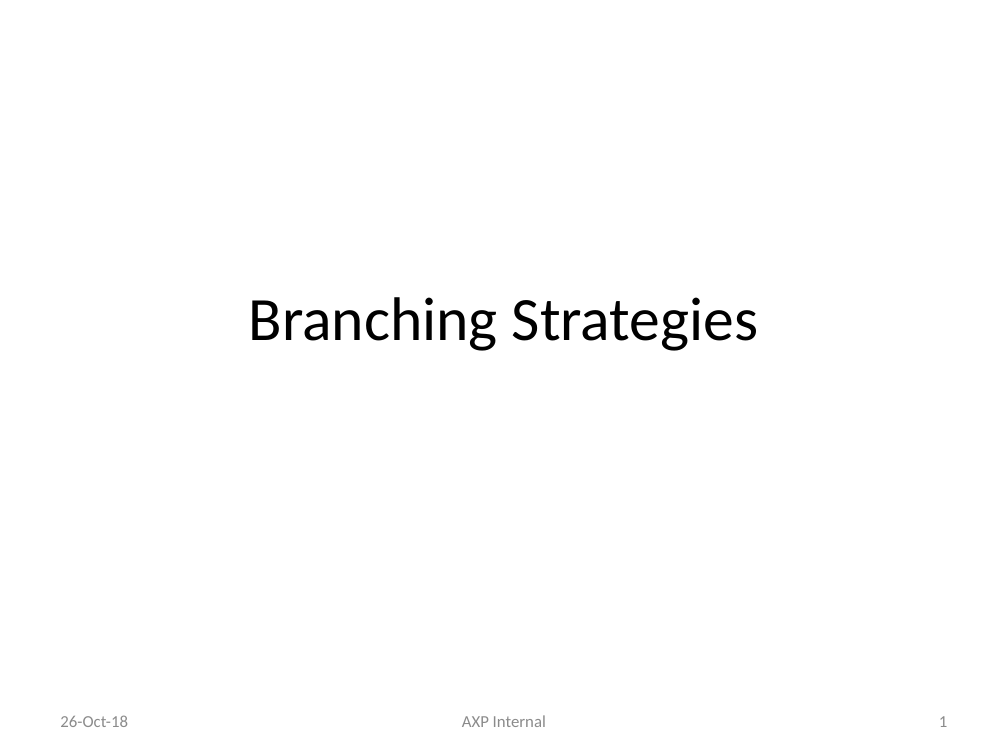
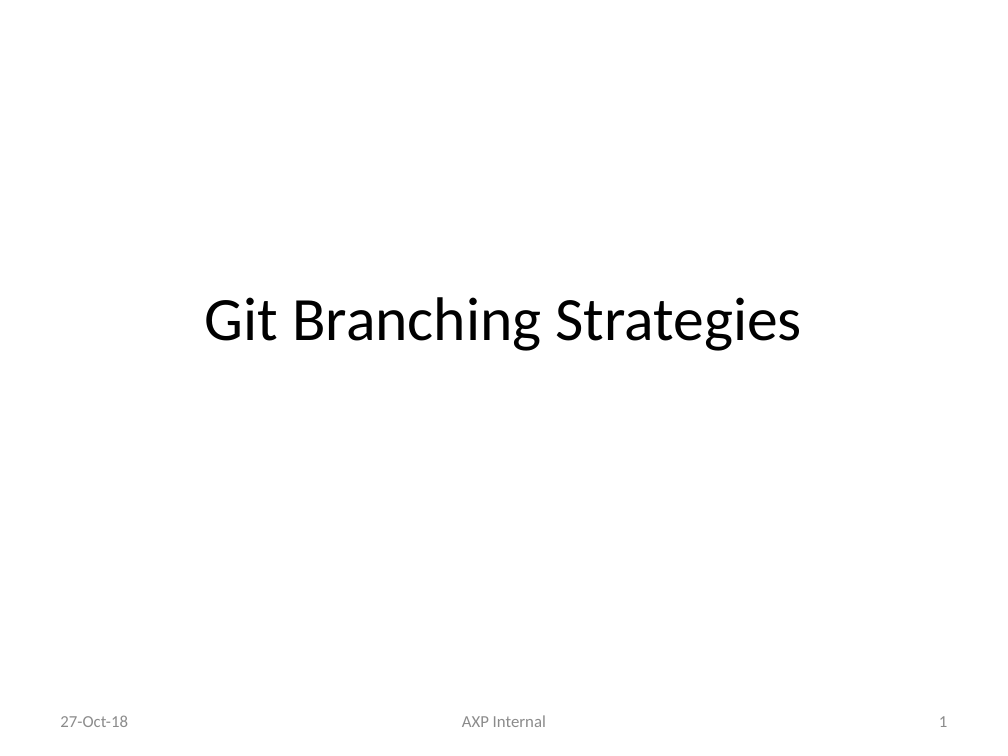
Before and after one commit to liyuan6006/GitStrategies, a slide deck: slide 1 of Branching.pptx. Drawn at 1008x756 pixels with LibreOffice and Linux fonts; fonts in the diff are those of the drawing. Boxes give left, top, right and bottom in pixels: in the first picture for what was removed or moved away, otherwise in the second. Text is boxed around its words. In the diff, an @@ line names an element or a change of style, - is before the commit and + after.

```diff
--- a/Branching.pptx
+++ b/Branching.pptx
@@ title at (205,297,802,351): text changed @@
-Branching Strategies
+Git Branching Strategies
@@ text at (60,715,128,727): text changed @@
-26-Oct-18
+27-Oct-18
```
Also in this commit, not shown: 17 other slides changed, 1 slide added, 2 slides removed.
